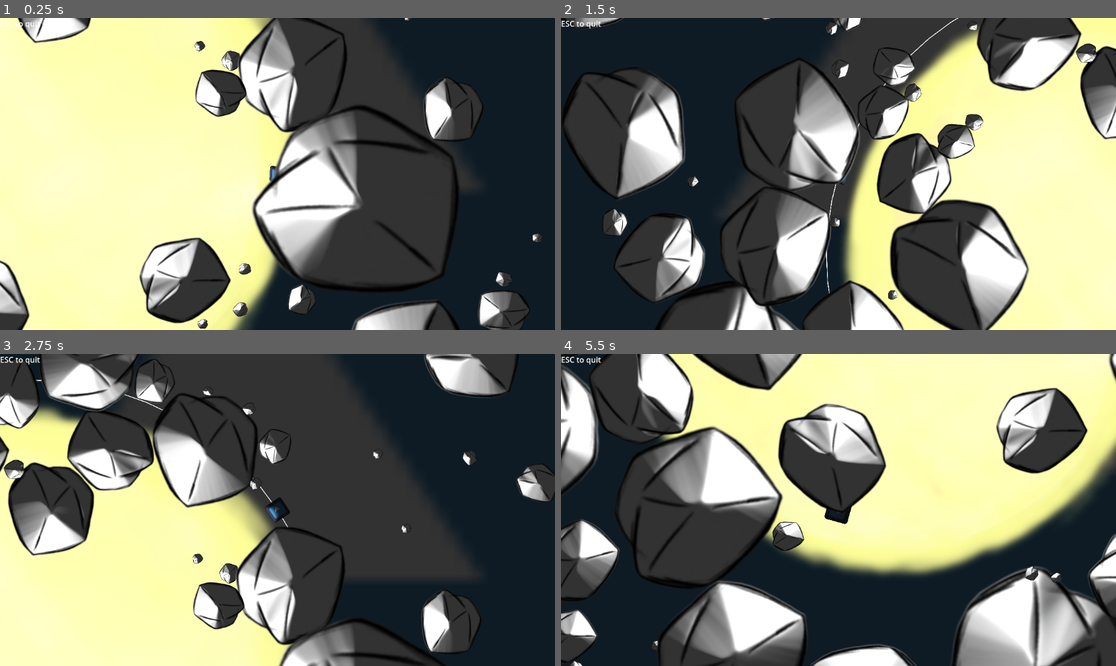
Above: before the commit, frames 1-4 (two rows, left to right).
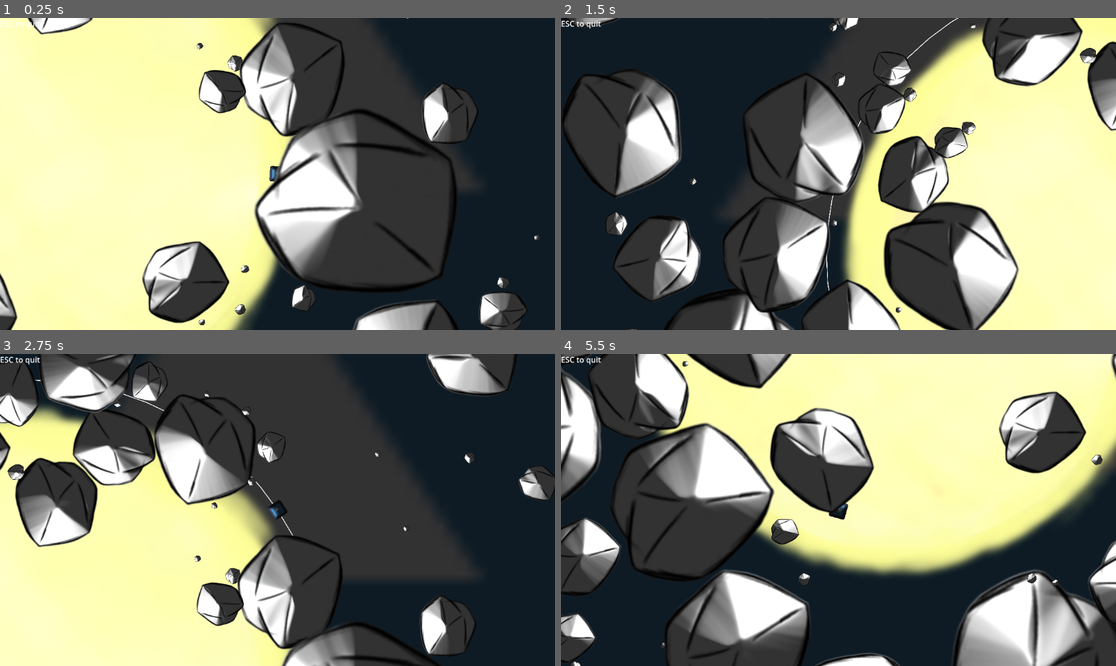
Above: after the commit, the same moments.

Repository: Aroweeri/gmtk2025
Game: Godot game, scene res://scenes/Main.tscn
Two runs of this game, one before a commit and one after it. Both use one fixed random seed, a clock stepped at 60 frames per second and the inputs below. The engine's default icon, where the game draws it, is replaced by a stand-in: a white triangle on a blue panel in a dark square.
Inputs:
- Up to frame 1 (0.25 s): no input
- Up to frame 2 (1.5 s): hold Up (ui_up) 0.53-1.28 s; hold 1 (zoom1) 0.53-1.28 s; hold Down (ui_down) from 1.28 s (still down); tap 2 (zoom2) at 1.35 s
- Up to frame 3 (2.75 s): release Down (ui_down) at 2.03 s; hold Up (ui_up) from 2.03 s (still down); hold 3 (zoom3) from 2.03 s (still down)
- Up to frame 4 (5.5 s): release 3 (zoom3) at 2.78 s; tap 1 (zoom1) at 2.85 s; release Up (ui_up) at 3.53 s; hold 2 (zoom2) 3.53-4.28 s; hold Down (ui_down) from 3.53 s (still down); tap 3 (zoom3) at 4.35 s; hold 1 (zoom1) from 5.03 s (still down)

The runs differ from the first frame. In frame 1, 8.6% of the frame differs, in the area x 0-98%, y 0-100%; in frame 2, 18%; in frame 3, 11%; in frame 4, 19%, in the area x 0-100%, y 0-100%.

Commit message:
Player can eat things half their size or less. Update minimum asteroid size to compensate.

Diff:
--- a/scenes/main.gd
+++ b/scenes/main.gd
@@ -26,7 +26,7 @@
 
 		#use math to determine and set the scale of the new asteroid
 		var myrand = randf()
-		var scaleFactor = (pow(myrand, 5)*10+0.5)/3
+		var scaleFactor = (pow(myrand, 5)*10+0.3)/3
 		(newObstacle.get_node("CollisionShape2D/Sprite2D") as Node2D).scale *= scaleFactor #just sprite size
 
 		#set it's size for eating math
--- a/scripts/player.gd
+++ b/scripts/player.gd
@@ -11,7 +11,7 @@
 	return sqrt(mass/PI)
 
 func _area_on_body_entered(body):
-	if(body.size <= size):
+	if(body.size <= size/2):
 		print("My Mass %f + Their Mass %f = %f" % [size_to_mass(size), size_to_mass(body.size), (size_to_mass(size)+ size_to_mass(body.size))])
 		#absorb
 		var bodyMass = size_to_mass(body.size)
